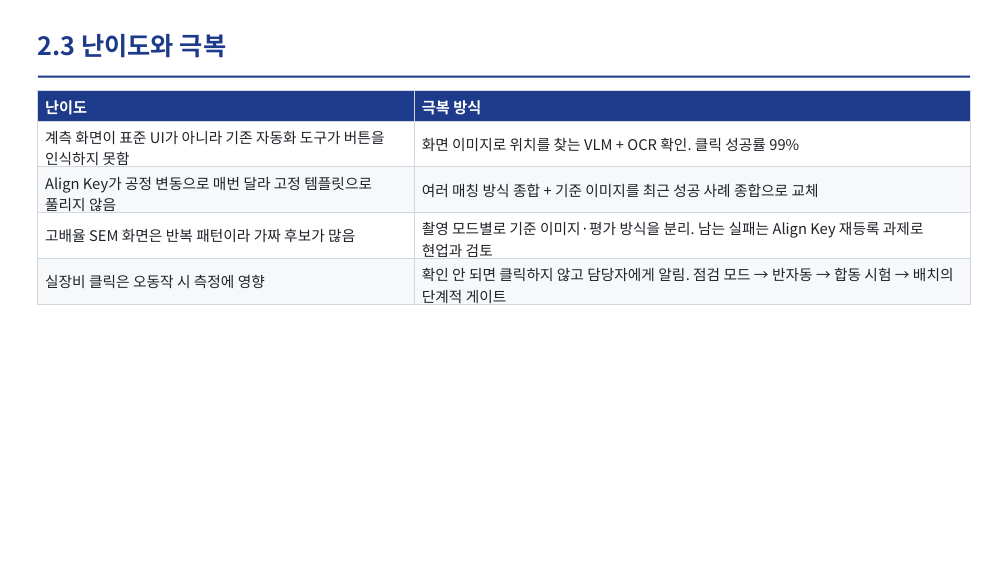
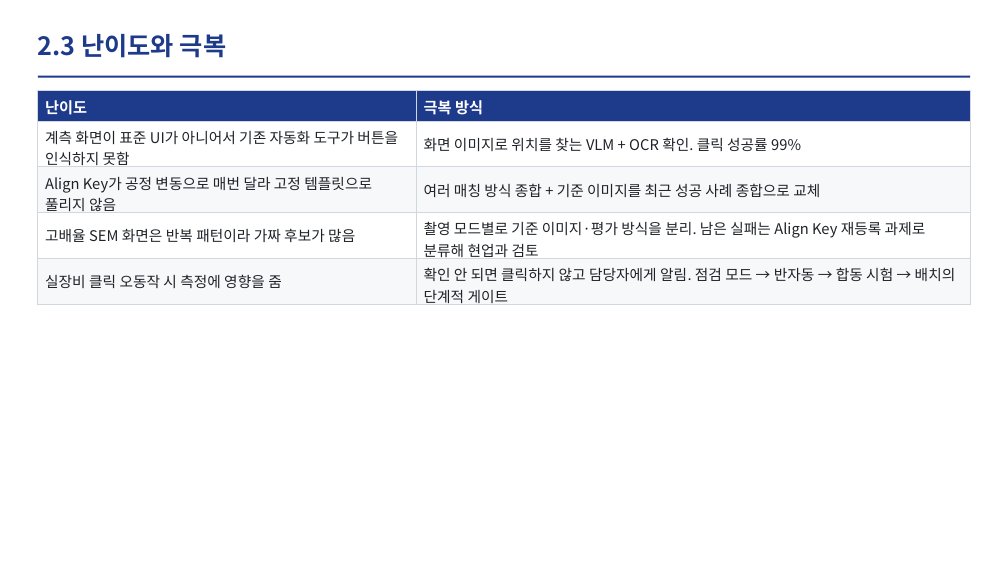
Before and after one commit to DarrenKoi/auto_recipe_creator, a slide deck: slide 5 of docs/project_progress/img/07/07_slides.pptx. Drawn at 1008x567 pixels with LibreOffice and Linux fonts; fonts in the diff are those of the drawing. Boxes give left, top, right and bottom in pixels: in the first picture for what was removed or moved away, otherwise in the second. Text is boxed around its words. In the diff, an @@ line names an element or a change of style, - is before the commit and + after.

```diff
--- a/docs/project_progress/img/07/07_slides.pptx
+++ b/docs/project_progress/img/07/07_slides.pptx
@@ table at bbox=[38, 91, 971, 307] @@
-row 2, column 1: 계측 화면이 표준 UI가 아니라 기존 자동화 도구가 버튼을 인식하지 못함
+row 2, column 1: 계측 화면이 표준 UI가 아니어서 기존 자동화 도구가 버튼을 인식하지 못함
-row 4, column 2: 촬영 모드별로 기준 이미지·평가 방식을 분리. 남는 실패는 Align Key 재등록 과제로 현업과 검토
+row 4, column 2: 촬영 모드별로 기준 이미지·평가 방식을 분리. 남은 실패는 Align Key 재등록 과제로 분류해 현업과 검토
-row 5, column 1: 실장비 클릭은 오동작 시 측정에 영향
+row 5, column 1: 실장비 클릭 오동작 시 측정에 영향을 줌
```
Also in this commit, not shown: 8 other slides changed, 8 other files.
